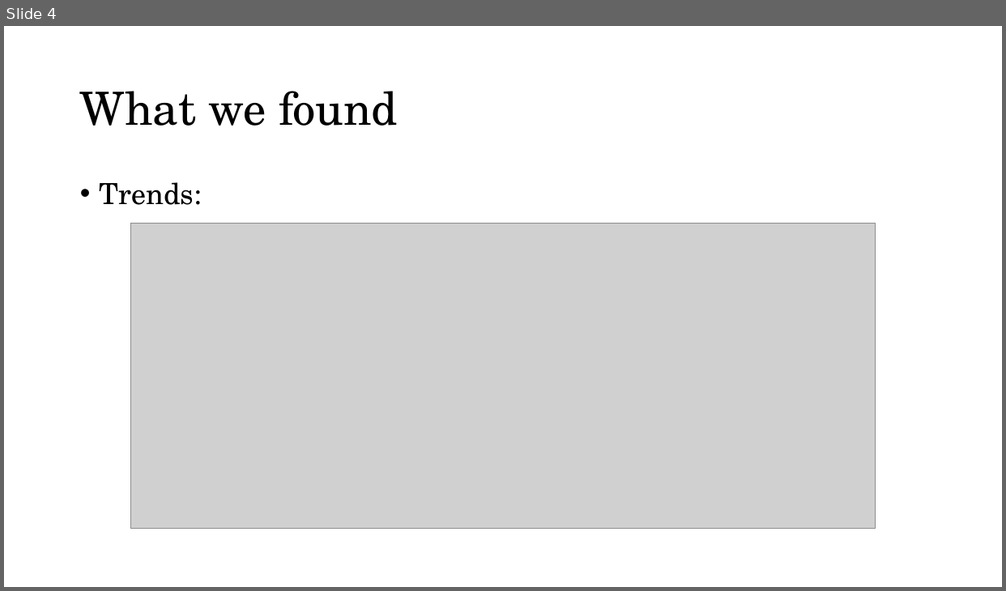
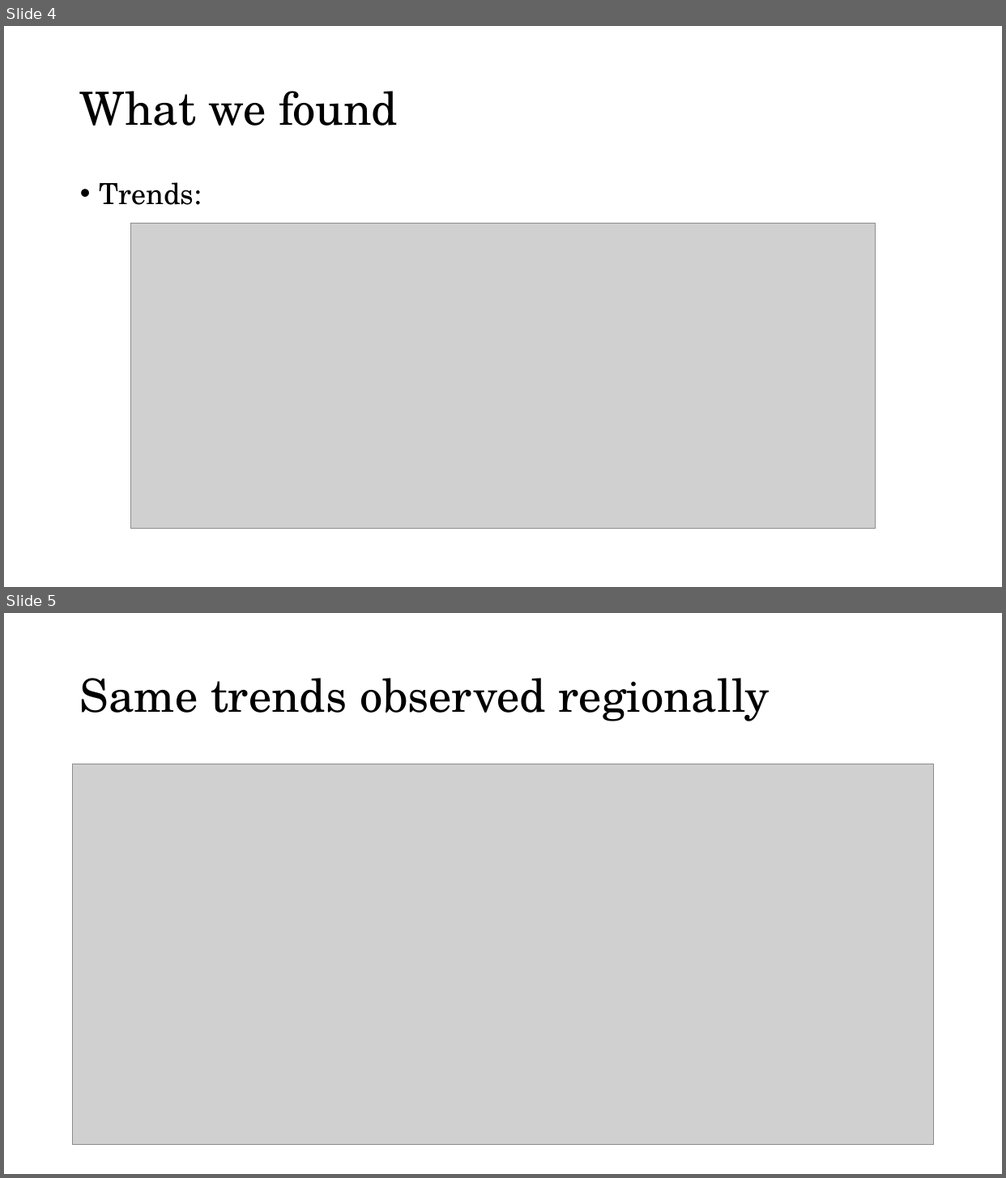
Before and after one commit to amjamz/30538-finalproject-smartmeters, a slide deck: Presentation.pptx. Shown one above the other, each under a label of ours: slide 4 before the commit, slides 4 and 5 after it. The pictures are 1006x591 and 1006x1178 pixels, drawn with LibreOffice and Linux fonts; fonts in the diff are those of the drawing; grey boxes stand for pictures. Boxes give left, top, right and bottom in pixels: in the first picture for what was removed or moved away, otherwise in the second. Text is boxed around its words. In the diff, an @@ line names an element or a change of style, - is before the commit and + after.

Commit message:
1st complete draft ppt

```diff
--- a/Presentation.pptx
+++ b/Presentation.pptx
@@ slide 5 added at (x1=4, y1=613, x2=1002, y2=1174), background #FFFFFF @@
@@ title added at (x1=80, y1=678, x2=769, y2=722), 44 pt, text #000000 @@
+Same trends observed regionally
@@ picture added at (x1=73, y1=764, x2=934, y2=1144) @@
```
Also in this commit, not shown: 2 slides changed.
